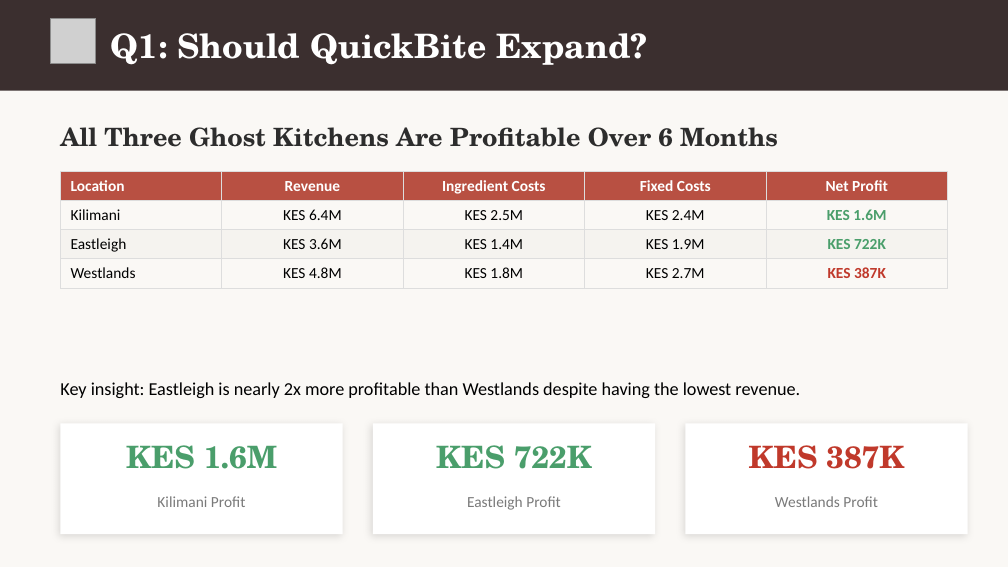
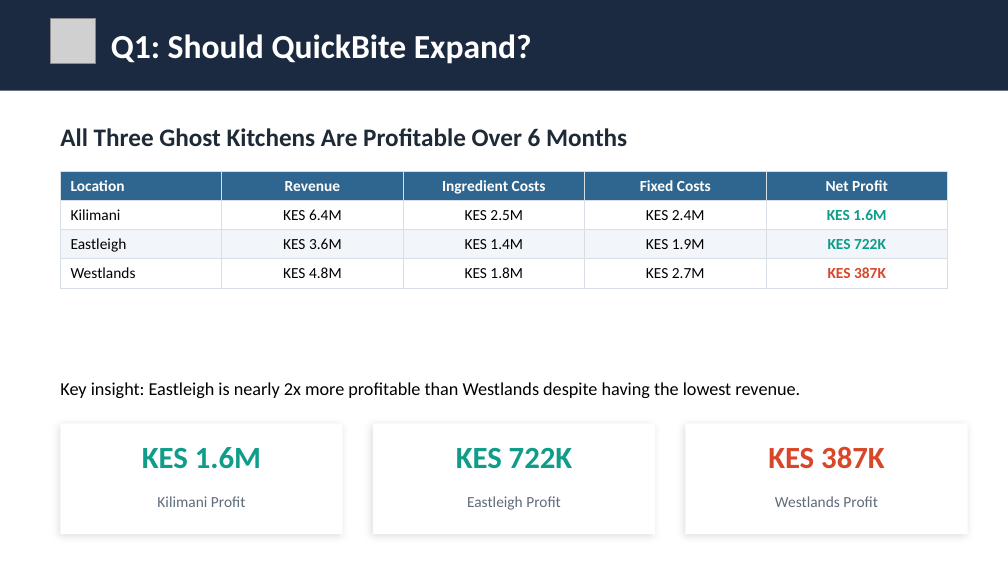
Before and after one commit to Diana-Injelwa/Quickbites-Case-Study, a slide deck: slide 3 of Quickbites Analysis.pptx. Drawn at 1008x567 pixels with LibreOffice and Linux fonts; fonts in the diff are those of the drawing; grey boxes stand for pictures. Boxes give left, top, right and bottom in pixels: in the first picture for what was removed or moved away, otherwise in the second. Text is boxed around its words. In the diff, an @@ line names an element or a change of style, - is before the commit and + after.

Commit message:
Update Quickbites Analysis presentation

```diff
--- a/Quickbites Analysis.pptx
+++ b/Quickbites Analysis.pptx
@@ background #FAF8F5 to #FFFFFF @@
@@ rectangle at box(0, 0, 1008, 91): fill #3B2F2F to #1B2A41 @@
@@ text "Q1: Should QuickBite Expand?" at box(111, 34, 532, 64): font TeX Gyre Schola to Calibri @@
@@ text "All Three Ghost Kitchens Are ..." at box(60, 128, 627, 146): font TeX Gyre Schola to Calibri, text colour #2D2D2D to #1F2A37 @@
@@ table at box(60, 171, 948, 285) @@
@@ fill #B85042 to #2F6690 in row 1 @@
@@ fill #F5F3EF to #F2F5F9 in row 3 @@
@@ text colour #4A9E6B to #0F9D8A in "KES 1.6M", "KES 722K" @@
@@ text colour #C0392B to #D9472B in "KES 387K" @@
@@ borders changed @@
@@ text "KES 1.6M" at box(142, 447, 261, 469): font TeX Gyre Schola to Calibri, text colour #4A9E6B to #0F9D8A @@
@@ text "KES 722K" at box(456, 448, 573, 469): font TeX Gyre Schola to Calibri, text colour #4A9E6B to #0F9D8A @@
@@ text "KES 387K" at box(768, 446, 885, 469): font TeX Gyre Schola to Calibri, text colour #C0392B to #D9472B @@
@@ text colour #7A7A7A to #5F6B7A in 3 elements at box(157, 496, 246, 507), box(467, 496, 561, 510), box(775, 496, 878, 507) @@
```
Also in this commit, not shown: 9 other slides changed.
